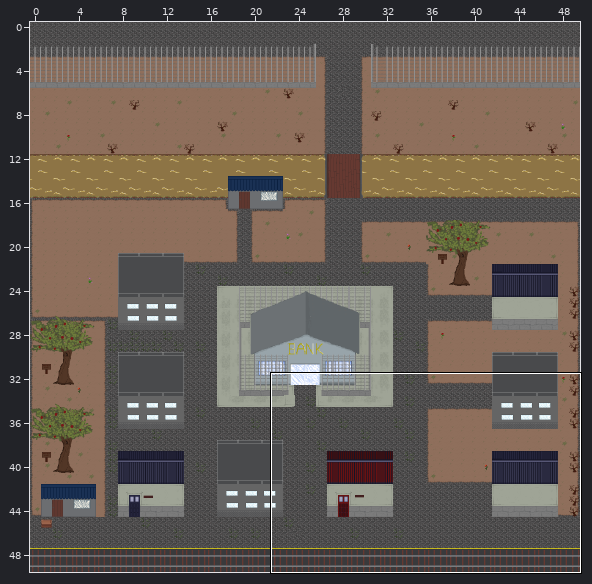
Tiled map: game-design/map2.tmx. Above: a wide view before the commit, with the close-up outlined.
Close-up. Before the commit:
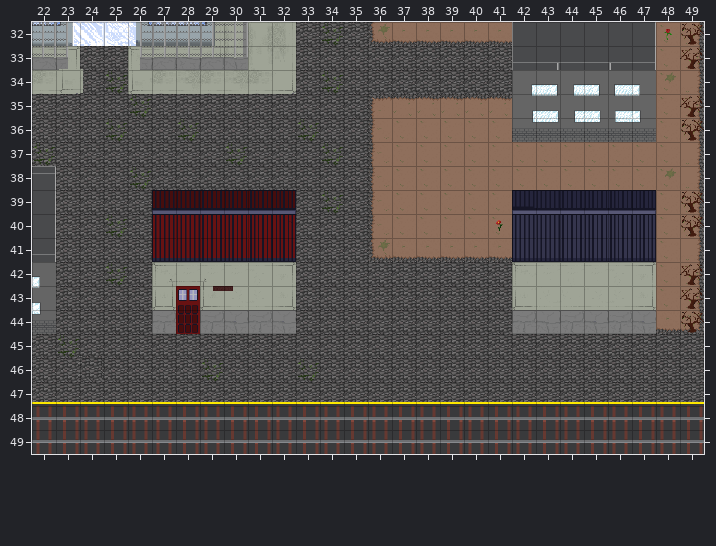
Cells are 32x32 px. Shown: x 22..49, y 32..49. The commit also changed other parts of the map, which this record leaves out. Tiles whose own drawing changed are shown in their newer look in all pictures.
After the commit:
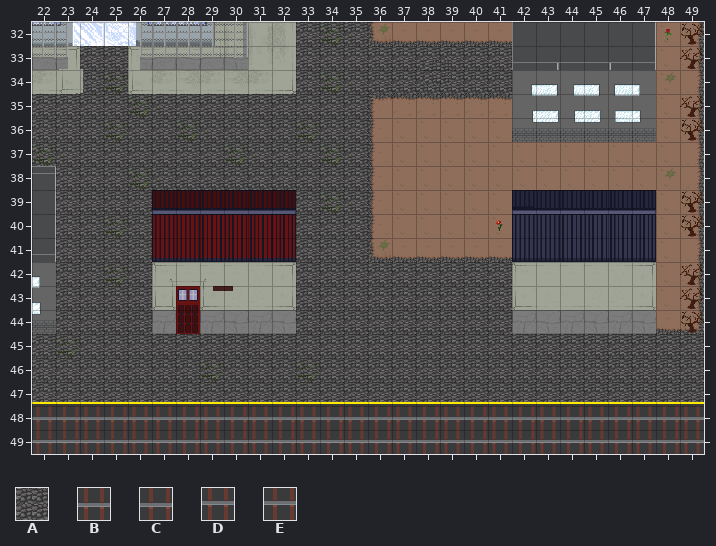
Key: from "real_tileset": A 19, B 48, C 49, D 64, E 65.
_ is an empty cell, . an unchanged one.
Objects are placed by their top-left corner, in cells (3,4 is the top-left corner of cell 3,4); size is 1x1 cell unless given.
What changed:
--- layer "ground"
@@ x 31..49 @@
-48 CBCBCBCBCBCBCBCBCBC
-49 EDEDEDEDEDEDEDEDEDE
+48 ___________________
+49 ___________________
--- layer "walls"
@@ x 31..49 @@
-48 ___________________
-49 ___________________
+48 BCBCBCBCBCBCBCBCBCB
+49 DEDEDEDEDEDEDEDEDED
--- layer "enemy_layer"
-A at 23.9,45.9
+A at 38.4,33.6
